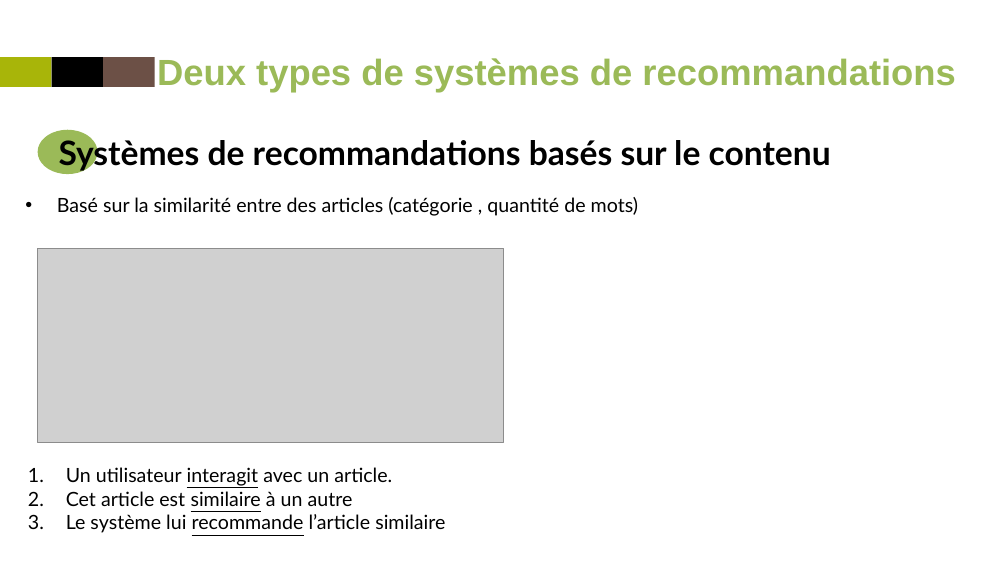
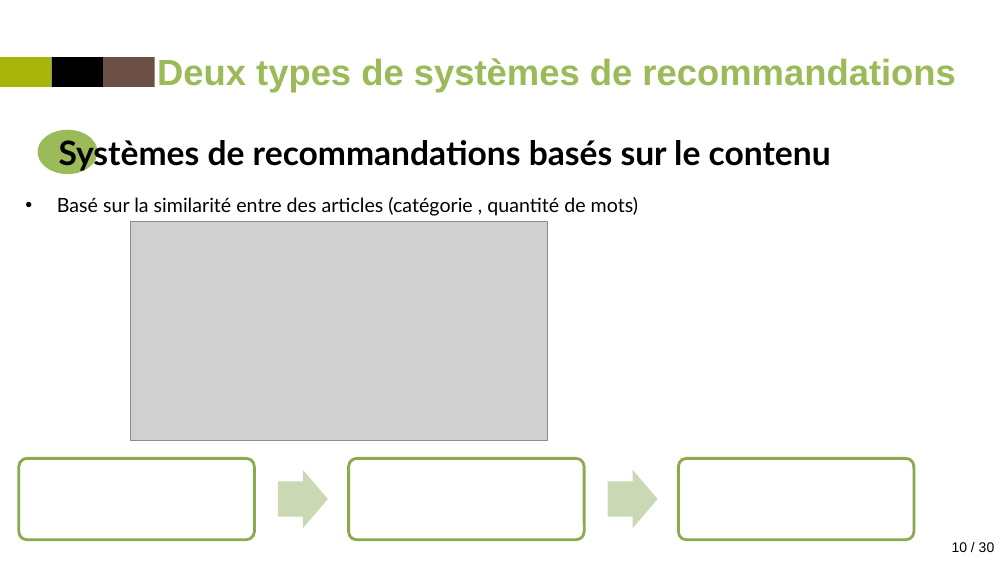
Before and after one commit to Trilian/projet9, a slide deck: slide 10 of P9_presentation.pptx. Drawn at 1008x567 pixels with LibreOffice and Linux fonts; fonts in the diff are those of the drawing; grey boxes stand for pictures. Boxes give left, top, right and bottom in pixels: in the first picture for what was removed or moved away, otherwise in the second. Text is boxed around its words. In the diff, an @@ line names an element or a change of style, - is before the commit and + after.

```diff
--- a/P9_presentation.pptx
+++ b/P9_presentation.pptx
@@ picture: place and size @@
-picture at [37, 249, 504, 443]
+picture at [131, 222, 547, 440]
@@ text removed at [66, 467, 445, 533] @@
-1. Un utilisateur interagit avec un article.
-2. Cet article est similaire à un autre
-3. Le système lui recommande l’article similaire
@@ group added at [19, 459, 914, 540]: 3 rounded rectangles, 2 right arrows @@
@@ page number added at [936, 542, 995, 552], 10 pt, text #000000 @@
+1010 / 30
```
Also in this commit, not shown: 24 other slides changed, 1 slide removed, 36 other files.
